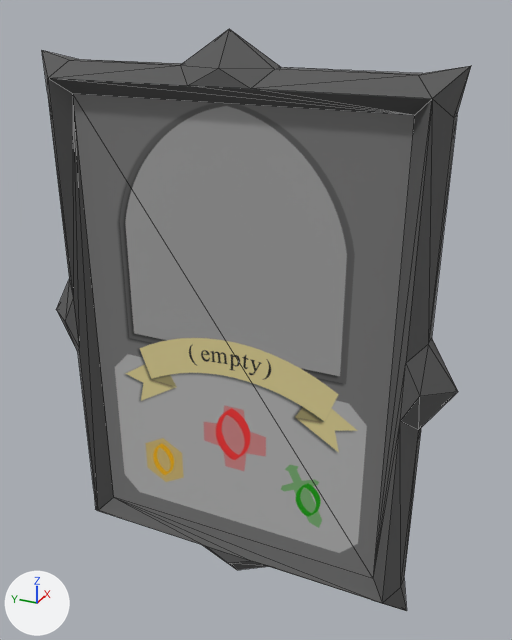
An edit to the glTF model frontend/public/models/card_1.glb, drawn before and after from the same camera.
Camera for both pictures: a 50 mm lens placed at (-5.07, -2.5, 5.18), pointed at (0.21, -0.12, 2.54). Every picture has the same lights, and +X, +Y and +Z are marked at lower left. The first picture is the older version. Mesh edges are drawn as thin lines. Where no turn or scale is listed for an object, it has been applied to the vertices.

Script lines for the objects in view, before the commit:
```python
me_base = bpy.data.meshes.new('base')
me_base.from_pydata(...)  # 112 vertices, 202 faces; spans x -0.2..0.2, y -1.95..1.95, z -2.61..2.61
# faces by material slot: [158, 42, 2]
me_base.materials.append(mat_base_stone)  # dark grey #5c5c5c
me_base.materials.append(mat_cross_stone)  # grey #7a7a7a
me_base.materials.append(mat_icon_texture)  # picture img_empty
ob_base = bpy.data.objects.new('base', me_base)
ob_base.location = (0.0, 0.0, 2.35)
```
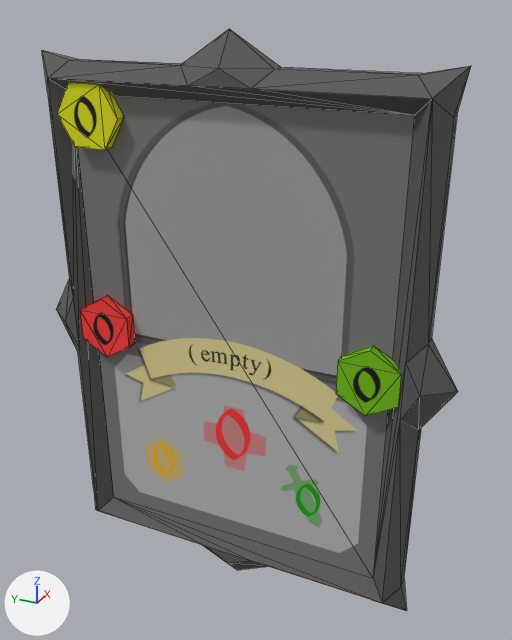
Boxes [x1, y1, x2, y2] around the edits, measured in the pictures (512 x 640 px):
```json
{"object": "attack_label", "change": "added", "after": [336, 346, 401, 416], "on screen": "green", "faces in mat_attack_texture (picture img_attack_0)": [336, 351, 401, 416], "faces in mat_attack_label (green #75c100)": [338, 346, 401, 404]}
{"object": "mana_cost_label", "change": "added", "after": [57, 83, 124, 150], "on screen": "yellow", "faces in mat_mana_cost_texture (picture img_mana_cost_0)": [57, 83, 117, 150], "faces in mat_mana_cost_label (yellow #e4e702)": [99, 85, 124, 150]}
{"object": "life_label", "change": "added", "after": [80, 296, 135, 357], "on screen": "red", "faces in mat_life_texture (picture img_life_0)": [80, 299, 129, 357], "faces in mat_life_label (red #ff3c39)": [87, 296, 135, 348]}
```

Edits to the scene script, one JSON object a line:
```json
{"op": "add", "block": "img_mana_cost_0", "code": ["img_mana_cost_0 = load_image('mana_cost_0', '_unpacked/mana_cost_0', 128, 128, 'sRGB')"]}
{"op": "add", "block": "img_attack_0", "code": ["img_attack_0 = load_image('attack_0', '_unpacked/attack_0', 128, 128, 'sRGB')"]}
{"op": "add", "block": "img_life_0", "code": ["img_life_0 = load_image('life_0', '_unpacked/life_0', 128, 128, 'sRGB')"]}
{"op": "add", "block": "mat_mana_cost_label", "code": ["mat_mana_cost_label = principled_material('mana_cost_label')", "mat_mana_cost_label.base_color = (0.778, 0.8, 0.000588)  # yellow #e4e702", "mat_mana_cost_label.roughness = 1.0"]}
{"op": "add", "block": "mat_mana_cost_texture", "code": ["mat_mana_cost_texture = principled_material('mana_cost_texture')", "mat_mana_cost_texture.texture = img_mana_cost_0"]}
{"op": "add", "block": "mat_attack_texture", "code": ["mat_attack_texture = principled_material('attack_texture')", "mat_attack_texture.texture = img_attack_0"]}
{"op": "add", "block": "mat_attack_label", "code": ["mat_attack_label = principled_material('attack_label')", "mat_attack_label.base_color = (0.179, 0.532, 0.0000585)  # green #75c100", "mat_attack_label.roughness = 1.0"]}
{"op": "add", "block": "mat_life_texture", "code": ["mat_life_texture = principled_material('life_texture')", "mat_life_texture.texture = img_life_0"]}
{"op": "add", "block": "mat_life_label", "code": ["mat_life_label = principled_material('life_label')", "mat_life_label.base_color = (1.0, 0.045, 0.0416)  # red #ff3c39", "mat_life_label.roughness = 1.0"]}
{"op": "add", "block": "me_mana_cost_label", "code": ["me_mana_cost_label = bpy.data.meshes.new('mana_cost_label')", "me_mana_cost_label.from_pydata(...)  # 12 vertices, 20 faces; spans x -0.05..0.05, y -0.3..0.3, z -0.26..0.26", "# faces by material slot: [16, 4]", "me_mana_cost_label.materials.append(mat_mana_cost_label)  # yellow #e4e702", "me_mana_cost_label.materials.append(mat_mana_cost_texture)  # picture img_mana_cost_0"]}
{"op": "add", "block": "me_attack_label", "code": ["me_attack_label = bpy.data.meshes.new('attack_label')", "me_attack_label.from_pydata(...)  # 12 vertices, 20 faces; spans x -0.05..0.05, y -0.26..0.26, z -0.3..0.3", "# faces by material slot: [16, 4]", "me_attack_label.materials.append(mat_attack_label)  # green #75c100", "me_attack_label.materials.append(mat_attack_texture)  # picture img_attack_0"]}
{"op": "add", "block": "me_life_label", "code": ["me_life_label = bpy.data.meshes.new('life_label')", "me_life_label.from_pydata(...)  # 12 vertices, 20 faces; spans x -0.05..0.05, y -0.26..0.26, z -0.3..0.3", "# faces by material slot: [16, 4]", "me_life_label.materials.append(mat_life_label)  # red #ff3c39", "me_life_label.materials.append(mat_life_texture)  # picture img_life_0"]}
{"op": "add", "block": "ob_mana_cost_label", "code": ["ob_mana_cost_label = bpy.data.objects.new('mana_cost_label', me_mana_cost_label)", "ob_mana_cost_label.location = (-0.12, 1.24, 4.27)"]}
{"op": "add", "block": "ob_attack_label", "code": ["ob_attack_label = bpy.data.objects.new('attack_label', me_attack_label)", "ob_attack_label.location = (-0.12, -1.27, 2.34)"]}
{"op": "add", "block": "ob_life_label", "code": ["ob_life_label = bpy.data.objects.new('life_label', me_life_label)", "ob_life_label.location = (-0.12, 1.27, 2.34)"]}
```
